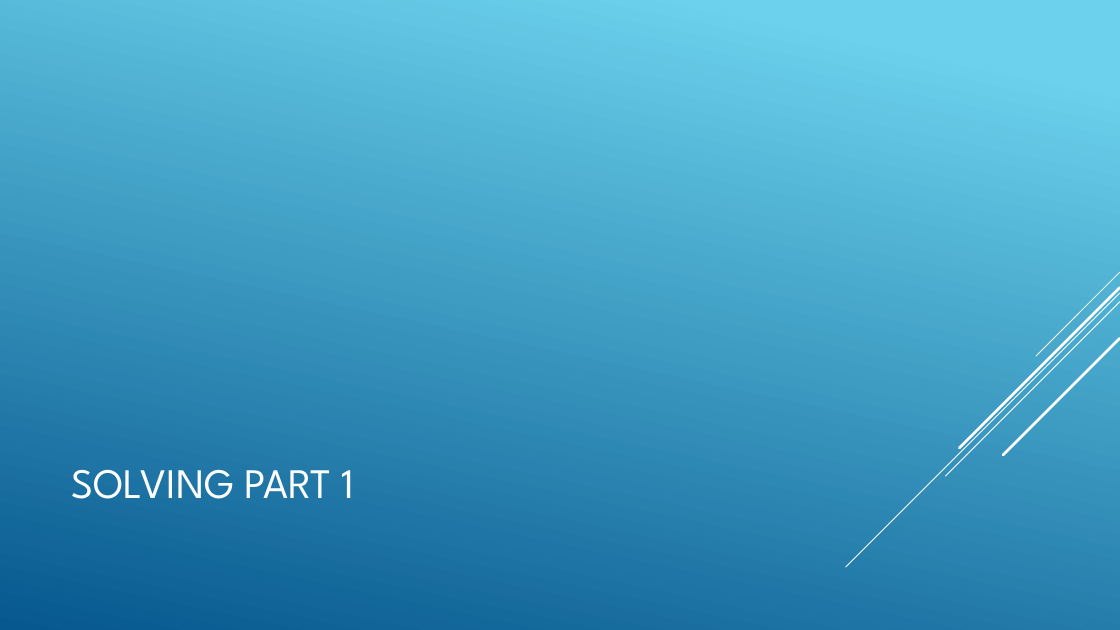
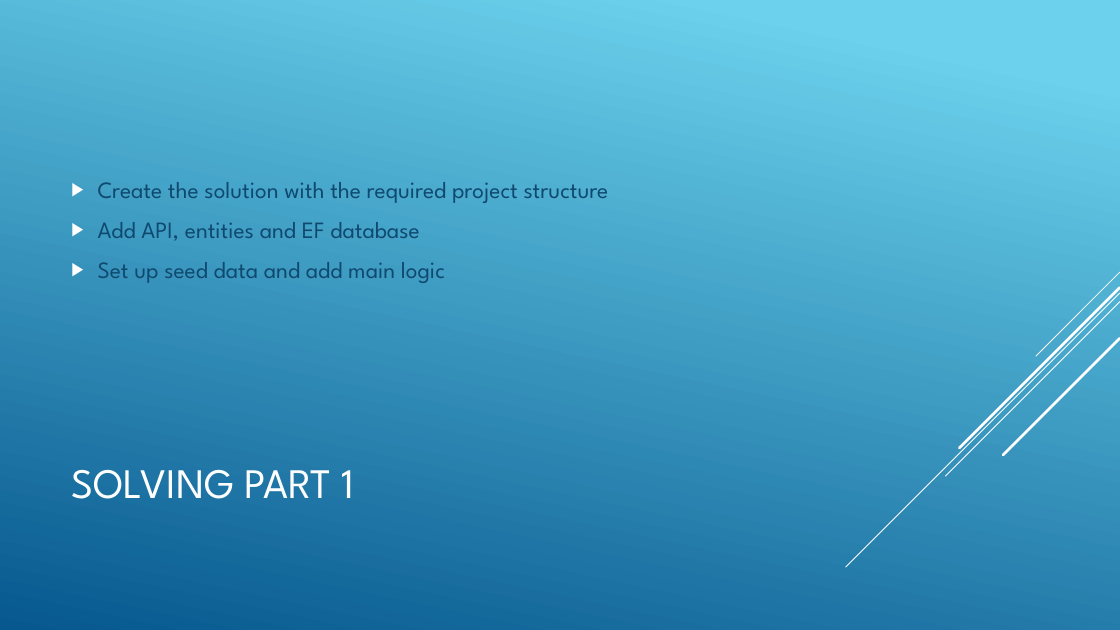
Before and after one commit to FTheron/LearningHub, a slide deck: slide 5 of LearningHubInReview.pptx. Drawn at 1120x630 pixels with LibreOffice and Linux fonts; fonts in the diff are those of the drawing. Boxes give left, top, right and bottom in pixels: in the first picture for what was removed or moved away, otherwise in the second. Text is boxed around its words. In the diff, an @@ line names an element or a change of style, - is before the commit and + after.

```diff
--- a/LearningHubInReview.pptx
+++ b/LearningHubInReview.pptx
@@ text added at (x1=98, y1=182, x2=609, y2=283), 20 pt, text #0F496F @@
+▶ Create the solution with the required project structure
+▶ Add API, entities and EF database
+▶ Set up seed data and add main logic
```
Also in this commit, not shown: 5 other slides changed, 1 slide removed.
